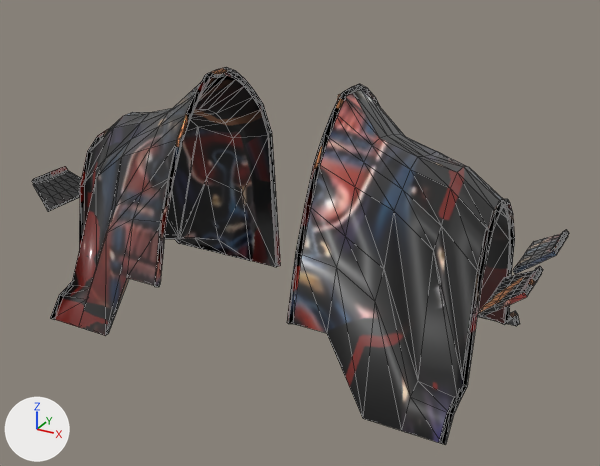
Two versions of the glTF model public/games/era-clash/3d/assets/props/haru/watagami.glb, one commit apart.
Rendered twice from a camera (50 mm lens) standing at (0.373, -0.643, 0.425) and looking at (0.023, -0.007, 0.108). The axes (+X, +Y, +Z) are drawn at lower left. The lights are the same throughout. The first picture is the older version. Mesh edges are drawn as thin lines. Where no turn or scale is listed for an object, it has been applied to the vertices. Vertices at exactly the same position are counted once.

The first picture shows 'Spine2'.
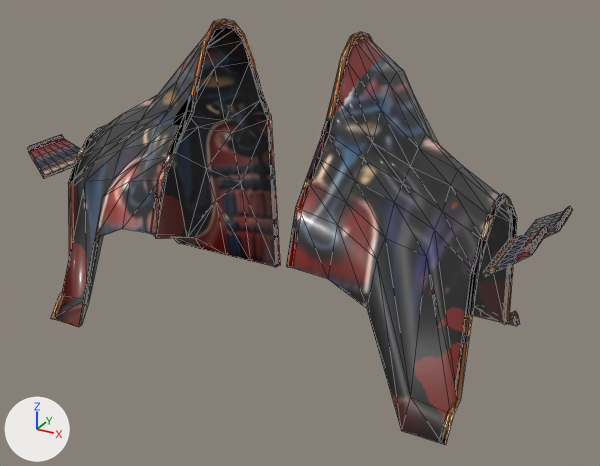
Boxes (x1, y1, x2, y2) around the edits, measured in the pictures (600 x 466 px; the box of a moved part takes in the faces that stretch with it):
'Spine2', reshaped, surface changed (13% taller)
    before: (32, 67, 569, 445)
    after: (27, 19, 573, 445)
part 1 of me_watagami_spine2, moved or reshaped
    before: (513, 234, 568, 274)
    after: (525, 211, 571, 238)
part 2 of me_watagami_spine2, moved or reshaped
    before: (479, 271, 542, 318)
    after: (483, 231, 547, 277)
part 3 of me_watagami_spine2, moved or reshaped
    before: (33, 170, 81, 212)
    after: (28, 138, 81, 179)
part 4 of me_watagami_spine2, moved or reshaped
    before: (550, 229, 569, 253)
    after: (554, 206, 573, 228)
part 5 of me_watagami_spine2, moved or reshaped
    before: (520, 266, 543, 294)
    after: (526, 226, 548, 253)
part 6 of me_watagami_spine2, moved or reshaped
    before: (32, 166, 67, 183)
    after: (27, 135, 64, 150)
part 7 of me_watagami_spine2, moved or reshaped
    before: (287, 84, 515, 431)
    after: (286, 32, 517, 431)
part 8 of me_watagami_spine2, moved or reshaped
    before: (60, 67, 280, 336)
    after: (60, 19, 280, 327)
part 9 of me_watagami_spine2, surface changed
    before: (32, 67, 569, 445)
    after: (27, 19, 573, 445)

Patch to the scene script:
```diff
--- a/public/games/era-clash/3d/assets/props/haru/watagami.glb.py
+++ b/public/games/era-clash/3d/assets/props/haru/watagami.glb.py
@@ me_watagami_spine2 @@
 # used by ob_spine2; location = (0.0, 0.0, 0.0)
-me_watagami_spine2.from_pydata(...)  # 876 vertices, 1664 faces; spans x -0.255..0.255, y -0.113..0.113, z 0.0..0.252
+me_watagami_spine2.from_pydata(...)  # 876 vertices, 1664 faces; spans x -0.255..0.255, y -0.113..0.113, z 0.0..0.297
+# me_watagami_spine2 part 1: the loose piece of 56 vertices spanning x 0.222..0.254, y 0.013..0.083, z 0.103..0.127 is moved by (0.0, 0.0, 0.022)
+# me_watagami_spine2 part 2: the loose piece of 56 vertices spanning x 0.222..0.254, y -0.083..-0.013, z 0.108..0.132 is moved by (0.0, 0.0, 0.035)
+# me_watagami_spine2 part 3: the loose piece of 56 vertices spanning x -0.254..-0.222, y -0.083..-0.013, z 0.108..0.132 is moved by (0.0, 0.0, 0.035)
+# me_watagami_spine2 part 4: the loose piece of 28 vertices spanning x 0.249..0.255, y 0.026..0.071, z 0.124..0.13 is moved by (0.0, 0.0, 0.023)
+# me_watagami_spine2 part 5: the loose piece of 28 vertices spanning x 0.249..0.255, y -0.071..-0.026, z 0.129..0.135 is moved by (0.0, 0.0, 0.035)
+# me_watagami_spine2 part 6: the loose piece of 28 vertices spanning x -0.255..-0.249, y -0.071..-0.026, z 0.129..0.135 is moved by (0.0, 0.0, 0.035)
+# me_watagami_spine2 part 7: 208 of 876 vertices moved; they spanned x 0.065..0.213, y -0.113..0.097, z 0.002..0.252 and now span x 0.065..0.213, y -0.113..0.097, z 0.025..0.297; mean shift (0.0, 0.0, 0.026); largest move (0.174, -0.077, 0.028) -> (0.175, -0.074, 0.146)
+# me_watagami_spine2 part 8: 208 of 876 vertices moved; they spanned x -0.213..-0.065, y -0.113..0.097, z 0.002..0.252 and now span x -0.213..-0.065, y -0.113..0.097, z 0.025..0.297; mean shift (0.0, 0.0, 0.026); largest move (-0.174, -0.077, 0.028) -> (-0.175, -0.074, 0.146)
+# me_watagami_spine2 part 9: texture (UV) coordinates of 1664 of 1664 faces, centred in x -0.254..0.254, y -0.108..0.108, z 0.002..0.251, changed; they spanned u 0.0..1.0, v 0.0..1.0 and now span u 0.0..1.0, v 0.0..1.0
+# other edits to the shape of me_watagami_spine2 do not show in these pictures
 me_watagami_spine2.materials.append(mat_lacquer)
```
